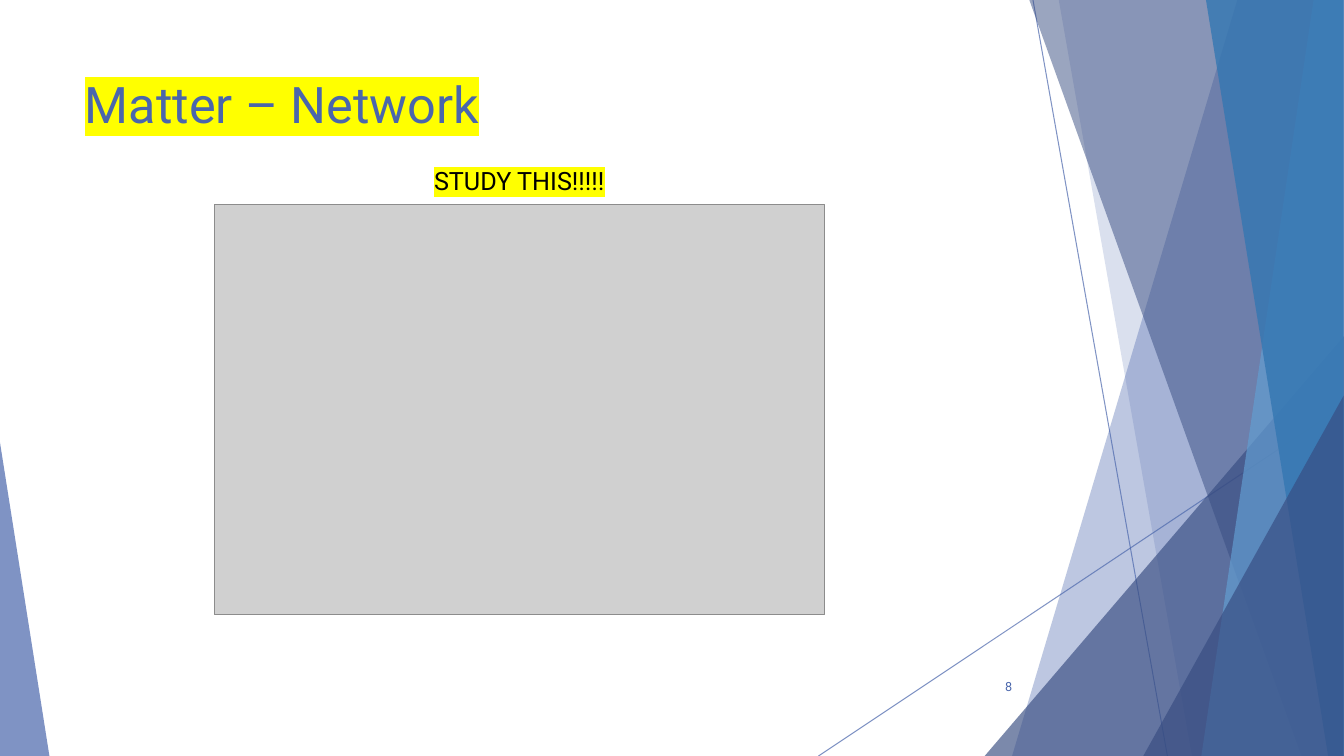
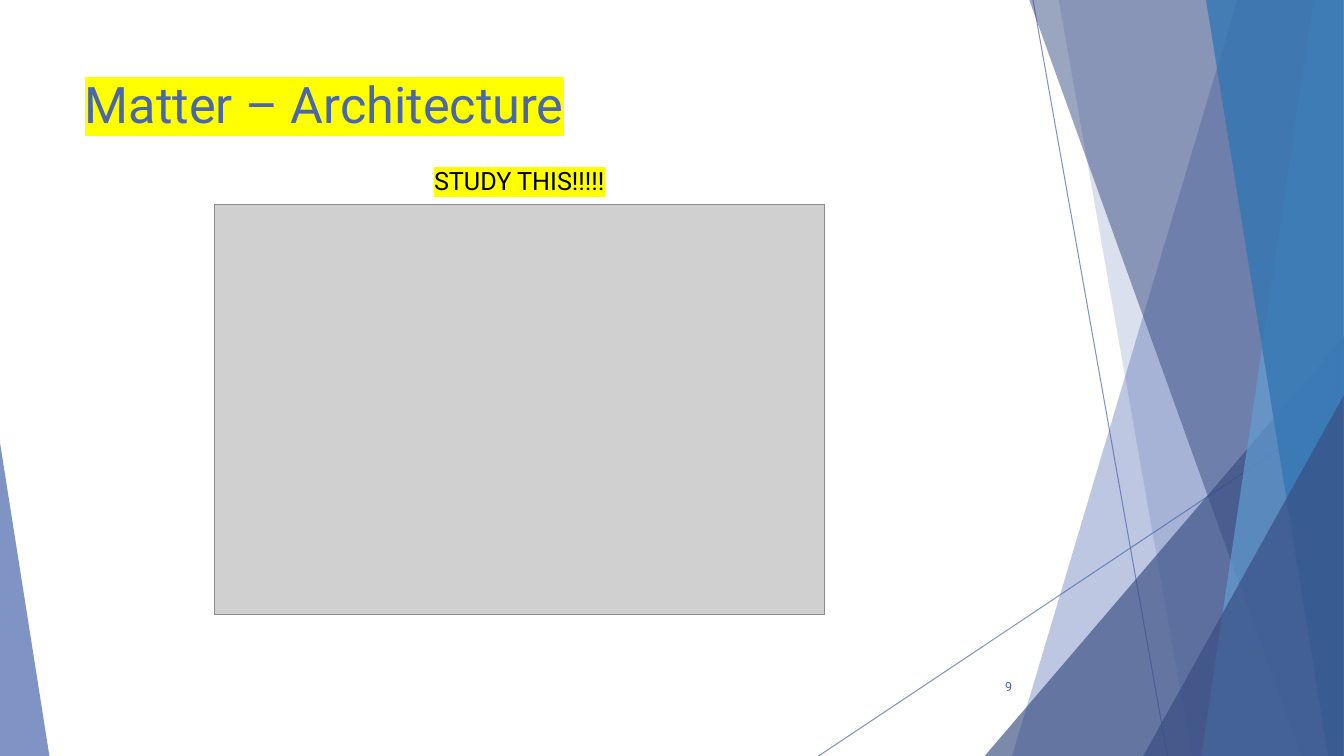
Before and after one commit to GysenBart/ProjectThreadMatter, a slide deck: slide 9 of Presentatie/ProjectThreadMatter.pptx (slide 8 before the commit). Drawn at 1344x756 pixels with LibreOffice and Linux fonts; fonts in the diff are those of the drawing; grey boxes stand for pictures. Boxes give left, top, right and bottom in pixels: in the first picture for what was removed or moved away, otherwise in the second. Text is boxed around its words. In the diff, an @@ line names an element or a change of style, - is before the commit and + after.

```diff
--- a/Presentatie/ProjectThreadMatter.pptx
+++ b/Presentatie/ProjectThreadMatter.pptx
@@ title at (85,85,564,124): text changed @@
-Matter – Network
+Matter – Architecture
```
Also in this commit, not shown: 10 other slides changed, 12 slides added, 1 slide removed.
